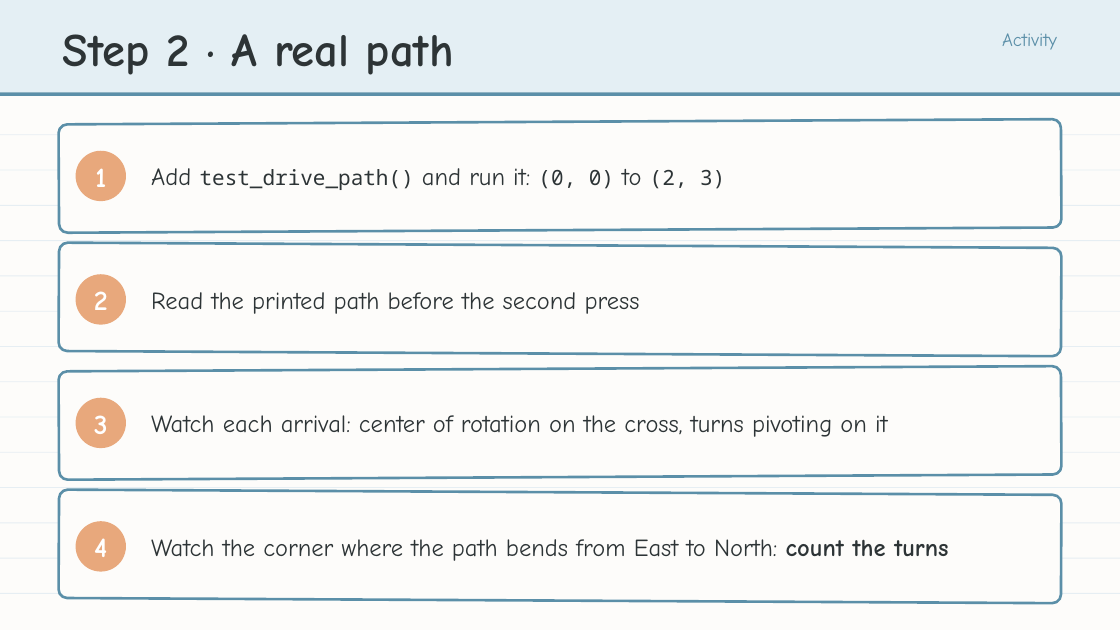
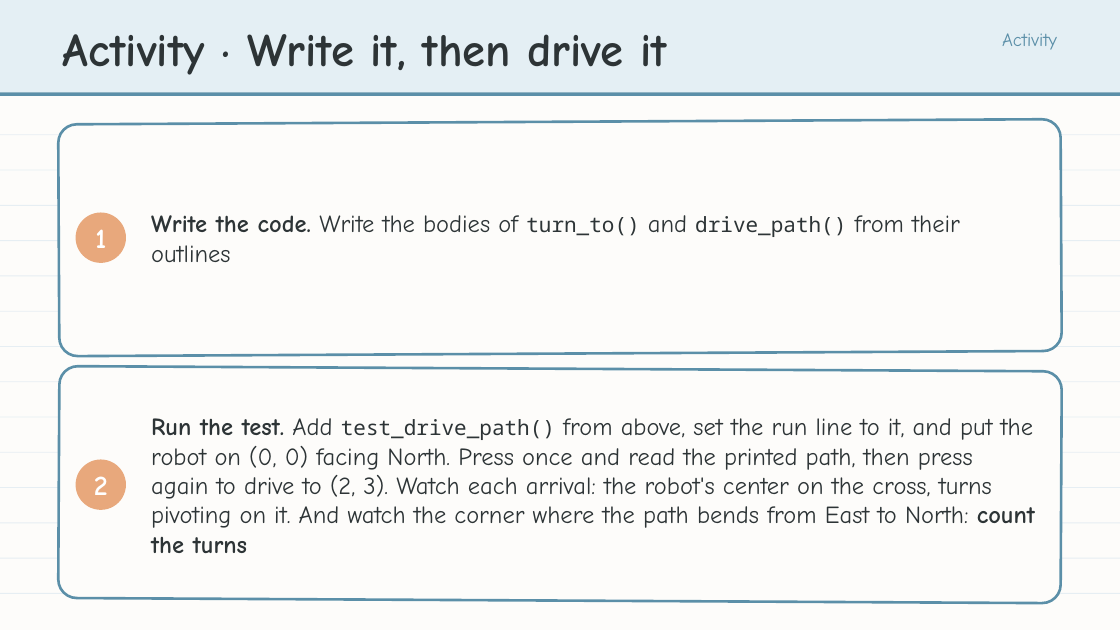
Before and after one commit to bradamiller/LearningPython, a slide deck: slide 15 of static/slides/module-04-manhattan/module-4-lesson-06-driving-the-path.pptx (slide 20 before the commit). Drawn at 1120x630 pixels with LibreOffice and Linux fonts; fonts in the diff are those of the drawing. Boxes give left, top, right and bottom in pixels: in the first picture for what was removed or moved away, otherwise in the second. Text is boxed around its words. In the diff, an @@ line names an element or a change of style, - is before the commit and + after.

```diff
--- a/static/slides/module-04-manhattan/module-4-lesson-06-driving-the-path.pptx
+++ b/static/slides/module-04-manhattan/module-4-lesson-06-driving-the-path.pptx
@@ text at bbox=[63, 34, 667, 75]: text changed @@
-Step 2 · A real path
+Activity · Write it, then drive it
@@ rounded rectangle: place and size @@
-rounded rectangle at bbox=[59, 119, 1061, 233]
+rounded rectangle at bbox=[58, 119, 1062, 356]
@@ text "1": place and size @@
-text "1" at bbox=[95, 168, 106, 187]
+text "1" at bbox=[95, 229, 106, 248]
@@ ellipse: place and size @@
-ellipse at bbox=[76, 150, 126, 201]
+ellipse at bbox=[76, 213, 126, 263]
@@ text at bbox=[151, 215, 960, 262]: text changed; size 18 to 21 pt; font Noto Sans Mono to Comic Neue @@
-Add test_drive_path() and run it: (0, 0) to (2, 3)
+Write the code. Write the bodies of turn_to() and drive_path() from their outlines
@@ rounded rectangle: place and size @@
-rounded rectangle at bbox=[59, 243, 1061, 356]
+rounded rectangle at bbox=[58, 366, 1062, 603]
@@ rounded rectangle removed at bbox=[59, 366, 1061, 480] @@
@@ ellipse removed at bbox=[76, 398, 126, 449] @@
@@ text removed at bbox=[94, 415, 108, 434] @@
-3
@@ text at bbox=[151, 418, 1035, 553]: text changed @@
-Read the printed path before the second press
+Run the test. Add test_drive_path() from above, set the run line to it, and put the robot on (0, 0) facing North. Press once and read the printed path, then press again to drive to (2, 3). Watch each arrival: the robot's center on the cross, turns pivoting on it. And watch the corner where the path bends from East to North: count the turns
@@ text removed at bbox=[151, 415, 888, 437] @@
-Watch each arrival: center of rotation on the cross, turns pivoting on it
@@ text "2": place and size @@
-text "2" at bbox=[94, 291, 108, 310]
+text "2" at bbox=[94, 476, 108, 495]
@@ ellipse: place and size @@
-ellipse at bbox=[76, 275, 126, 325]
+ellipse at bbox=[76, 460, 126, 510]
@@ rounded rectangle removed at bbox=[59, 490, 1061, 603] @@
@@ ellipse removed at bbox=[76, 522, 126, 572] @@
@@ text removed at bbox=[94, 538, 107, 557] @@
-4
@@ text removed at bbox=[151, 539, 948, 561] @@
-Watch the corner where the path bends from East to North: count the turns
```
Also in this commit, not shown: 10 other slides changed, 5 slides removed, 8 other files.
